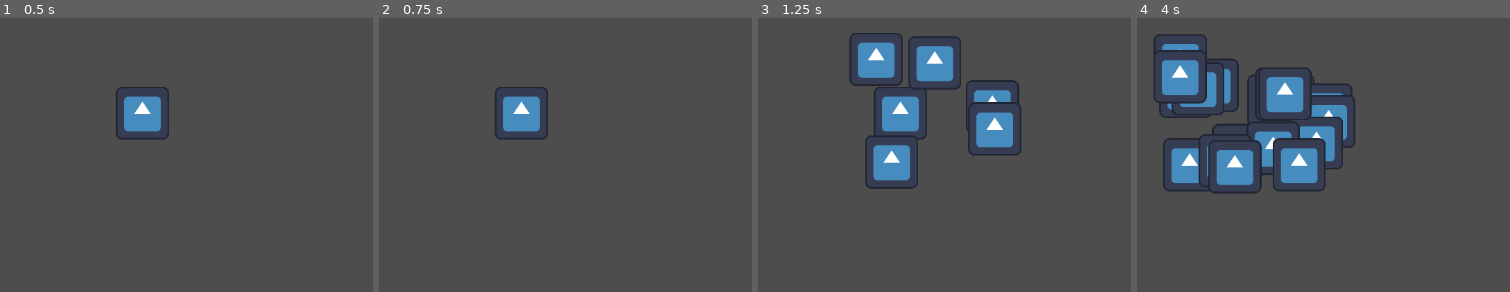
Above: before the commit, frames 1-4 (left to right).
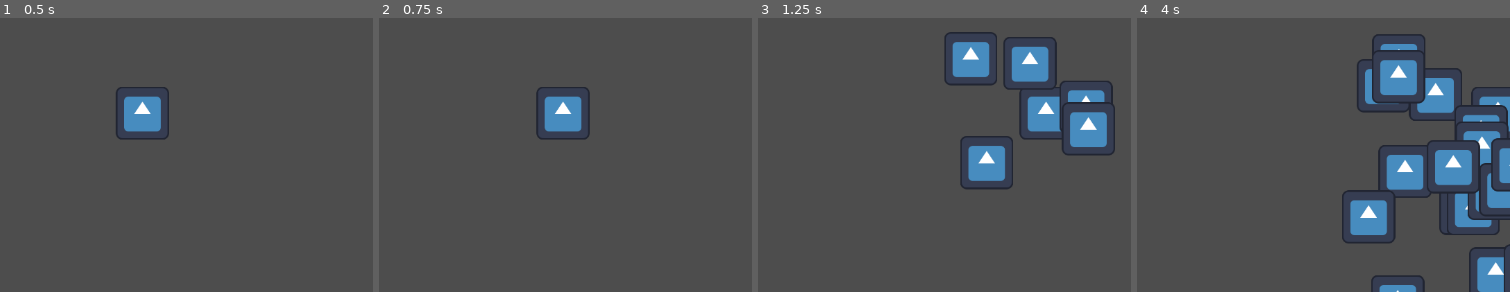
Above: after the commit, the same moments.

Repository: Demian-7/gamejam-septiembre
Game: Godot game, scene res://nodes/main.tscn
The game is run twice, just before and just after one commit, with the same random seed, the same clock (stepped at 60 frames per second) and the same inputs. Before the commit the project starts from res://main.tscn. The engine's default icon, where the game draws it, is replaced by a stand-in: a white triangle on a blue panel in a dark square.
Inputs:
- Up to frame 1 (0.5 s): no input
- Up to frame 2 (0.75 s): tap Enter at 0.5 s; hold Right (ui_right) from 0.53 s (still down)
- Up to frame 3 (1.25 s): keep holding Right (ui_right)
- Up to frame 4 (4 s): release Right (ui_right) at 1.28 s; hold Down (ui_down) 1.28-2.03 s; hold Right (ui_right) 2.03-2.78 s; hold Up (ui_up) 2.78-3.53 s; hold Left (ui_left) from 3.53 s (still down)

Frame 1 is identical in both runs. In frame 2, 3.2% of the frame differs, in the area x 31-57%, y 25-45%; in frame 3, 17%; in frame 4, 27%, in the area x 4-100%, y 5-100%.

Commit message:
Player Script - Movement added

Diff:
--- a/main.tscn
+++ b/nodes/main.tscn
@@ -1,6 +1,6 @@
 [gd_scene load_steps=7 format=3 uid="uid://bgvavtn2u0tc5"]
 
-[ext_resource type="Script" path="res://main.gd" id="1_hlde7"]
+[ext_resource type="Script" path="res://scripts/main/main.gd" id="1_hlde7"]
 [ext_resource type="Script" path="res://scripts/spawner/spawner_info.gd" id="2_7sk4o"]
 [ext_resource type="PackedScene" uid="uid://krfyculv1p6q" path="res://nodes/enemy.tscn" id="3_t7dc1"]
 [ext_resource type="Script" path="res://scripts/player/player.gd" id="3_xmef4"]
--- /dev/null
+++ b/nodes/player.tscn
@@ -0,0 +1,13 @@
+[gd_scene load_steps=3 format=3 uid="uid://b2mam68og2151"]
+
+[ext_resource type="Script" path="res://scripts/player/player.gd" id="1_m7of8"]
+[ext_resource type="Texture2D" uid="uid://d2h2xqca1w32v" path="res://icon.svg" id="2_xjj7q"]
+
+[node name="Player" type="CharacterBody2D" groups=["Player"]]
+script = ExtResource("1_m7of8")
+metadata/_edit_group_ = true
+
+[node name="Sprite2D" type="Sprite2D" parent="."]
+texture = ExtResource("2_xjj7q")
+
+[node name="CollisionShape2D" type="CollisionShape2D" parent="."]
--- a/project.godot
+++ b/project.godot
@@ -11,7 +11,7 @@
 [application]
 
 config/name="GAMEJAM SEPTIEMBRE"
-run/main_scene="res://main.tscn"
+run/main_scene="res://nodes/main.tscn"
 config/features=PackedStringArray("4.3", "GL Compatibility")
 config/icon="res://icon.svg"
 
--- a/scripts/player/player.gd
+++ b/scripts/player/player.gd
@@ -1,2 +1,22 @@
 class_name Player
 extends CharacterBody2D
+
+@export var speed : float = 500
+var target_direction := Vector2.ZERO
+
+
+func _physics_process(delta: float) -> void:
+	# Vector de movimiento
+	target_direction = Vector2(
+		Input.get_action_strength("ui_right") - Input.get_action_strength("ui_left"),
+		Input.get_action_strength("ui_down") - Input.get_action_strength("ui_up")
+	)
+
+	# Vector de dirección normalizado para mantener la misma velocidad en todas las direcciones
+	if target_direction.length() > 0:
+		target_direction = target_direction.normalized()
+
+
+	velocity = target_direction * speed
+
+	move_and_slide()
--- a/scripts/spawner/enemy_spawner.gd
+++ /dev/null
@@ -1,52 +0,0 @@
-class_name EnemySpawner
-extends Node
-
-@export var spawn: Array[SpawnInfo] = []
-@export var player: Player
-
-@export var time: float = 0
-
-signal changetime(time: float)
-
-func _on_timer_timeout() -> void:
-	for info: SpawnInfo in spawn:
-		if _current_round in info.round_spawn:
-			if _current_time >= info.time_start and _current_time <= info.time_end:
-				if _current_enemy_counter < max_enemy_counter:
-					var counter = 0
-					while counter < info.enemy_interval:
-						var enemy_spawn = info.enemy.instantiate()
-						enemy_spawn.entity_death.connect(_clear_enemies.bind(enemy_spawn))
-						enemy_spawn.global_position = _get_random_position()
-						add_child(enemy_spawn, true)
-						_enemy_array.append(enemy_spawn)
-						_current_enemy_counter += 1
-						counter += 1
-
-func get_random_position() -> Vector2:
-	var vpr := get_viewport().get_visible_rect().size * randf_range(1.1, 1.4)
-	var top_left := Vector2(player.global_position.x - vpr.x / 2, player.global_position.y - vpr.y / 2)
-	var top_right := Vector2(player.global_position.x + vpr.x / 2, player.global_position.y - vpr.y / 2)
-	var bottom_left := Vector2(player.global_position.x - vpr.x / 2, player.global_position.y + vpr.y / 2)
-	var bottom_right := Vector2(player.global_position.x + vpr.x / 2, player.global_position.y + vpr.y / 2)
-	var pos_side: PackedStringArray = ["up", "down", "right", "left"].pick_random()
-	var spawn_pos1 := Vector2.ZERO
-	var spawn_pos2 := Vector2.ZERO
-
-	match pos_side:
-		"up":
-			spawn_pos1 = top_left
-			spawn_pos2 = top_right
-		"down":
-			spawn_pos1 = bottom_left
-			spawn_pos2 = bottom_right
-		"right":
-			spawn_pos1 = top_right
-			spawn_pos2 = bottom_right
-		"left":
-			spawn_pos1 = top_left
-			spawn_pos2 = bottom_left
-
-	var x_spawn: float = randf_range(spawn_pos1.x, spawn_pos2.x)
-	var y_spawn: float = randf_range(spawn_pos1.y, spawn_pos2.y)
-	return Vector2(x_spawn, y_spawn)
Renamed: main.gd -> scripts/main/main.gd
